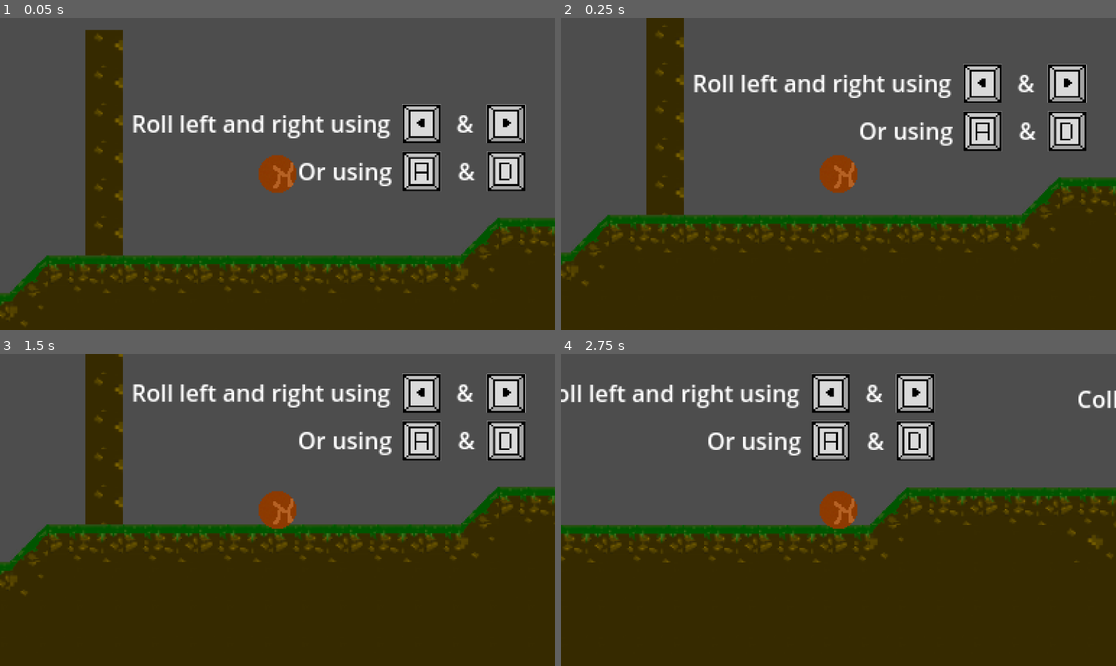
Above: before the commit, frames 1-4 (two rows, left to right).
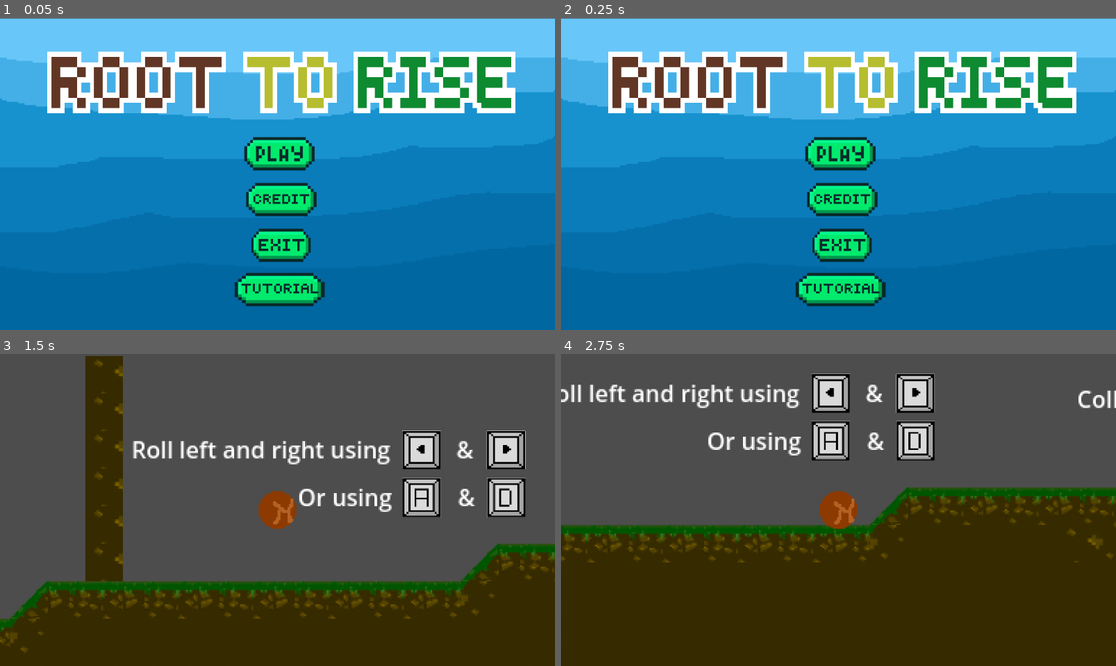
Above: after the commit, the same moments.

Repository: KaiRafie/GameJam25
Game: Godot game, scene res://scenes/menu.tscn
The game is run twice, just before and just after one commit, with the same random seed, the same clock (stepped at 60 frames per second) and the same inputs. Before the commit the project starts from res://scenes/tutorial_lvl.tscn.
Inputs (mouse positions are in pixels of both pictures, inside the frame that each line leads up to):
- Up to frame 1 (0.05 s): no input
- Up to frame 2 (0.25 s): no input
- Up to frame 3 (1.5 s): click (277, 534) at 0.52 s; click (277, 625) at 1.27 s
- Up to frame 4 (2.75 s): tap Enter (ui_accept) at 2, 2.27 s; hold D (move_right) from 2.03 s (still down)

The runs differ from the first frame. In frame 1, 100% of the frame differs, in the area x 0-100%, y 0-100%; in frame 2, 100%; in frame 3, 30%; in frame 4, nothing differs.

Commit message:
create the main menu, add funtions to the tutorial button

Diff:
--- a/project.godot
+++ b/project.godot
@@ -11,9 +11,13 @@
 [application]
 
 config/name="RTR"
-run/main_scene="res://scenes/tutorial_lvl.tscn"
+run/main_scene="res://scenes/menu.tscn"
 config/features=PackedStringArray("4.3", "Forward Plus")
 config/icon="res://icon.svg"
+
+[dotnet]
+
+project/assembly_name="RTR"
 
 [input]
 
--- /dev/null
+++ b/scenes/menu.gd
@@ -0,0 +1,27 @@
+extends Control
+
+
+# Called when the node enters the scene tree for the first time.
+func _ready() -> void:
+	pass # Replace with function body.
+
+
+# Called every frame. 'delta' is the elapsed time since the previous frame.
+func _process(delta: float) -> void:
+	pass
+
+
+func _on_PlayButton_pressed() -> void:
+	pass # Replace with function body.
+
+
+func _on_CreditsButton_pressed() -> void:
+	pass # Replace with function body.
+
+
+func _on_ExitButton_pressed() -> void:
+	get_tree().quit()
+
+
+func _on_TutorialButton_pressed() -> void:
+	get_tree().change_scene_to_file("res://scenes/tutorial_lvl.tscn")
--- /dev/null
+++ b/scenes/menu.tscn
@@ -0,0 +1,61 @@
+[gd_scene load_steps=8 format=3 uid="uid://dc85mwkssfmwq"]
+
+[ext_resource type="Script" path="res://scenes/menu.gd" id="1_ogxpe"]
+[ext_resource type="Texture2D" uid="uid://d28d5e26w6ykk" path="res://Assets/icons/Play_button.png" id="2_mgy1y"]
+[ext_resource type="Texture2D" uid="uid://b8c1bpx7ljq4k" path="res://Assets/images/pixil-layer-Background Copy.png" id="2_xc6fy"]
+[ext_resource type="Texture2D" uid="uid://q4pkhj7putu2" path="res://Assets/images/menutitle.png" id="3_dwqfj"]
+[ext_resource type="Texture2D" uid="uid://xunx7phf8oii" path="res://Assets/icons/Credit_button.png" id="3_umck4"]
+[ext_resource type="Texture2D" uid="uid://bh6i6647wy5ga" path="res://Assets/icons/Exit_button.png" id="4_i0x5w"]
+[ext_resource type="Texture2D" uid="uid://cfxbl300q4i2q" path="res://Assets/icons/Tutorial_button.png" id="5_rccjx"]
+
+[node name="menu" type="Control"]
+layout_mode = 3
+anchors_preset = 0
+script = ExtResource("1_ogxpe")
+
+[node name="Pixil-layer-backgroundCopy" type="Sprite2D" parent="."]
+position = Vector2(0.250005, 2.5)
+scale = Vector2(3.38676, 3.39062)
+texture = ExtResource("2_xc6fy")
+
+[node name="Menutitle" type="Sprite2D" parent="."]
+position = Vector2(8, -190)
+scale = Vector2(8.83077, 10.6106)
+texture = ExtResource("3_dwqfj")
+
+[node name="VBoxContainer" type="VBoxContainer" parent="."]
+layout_mode = 1
+anchors_preset = 8
+anchor_left = 0.5
+anchor_top = 0.5
+anchor_right = 0.5
+anchor_bottom = 0.5
+offset_left = -91.0
+offset_top = -87.0
+offset_right = 99.0
+offset_bottom = 285.0
+grow_horizontal = 2
+grow_vertical = 2
+
+[node name="PlayButton" type="TextureButton" parent="VBoxContainer"]
+layout_mode = 2
+texture_normal = ExtResource("2_mgy1y")
+
+[node name="CreditsButton" type="TextureButton" parent="VBoxContainer"]
+layout_mode = 2
+texture_normal = ExtResource("3_umck4")
+
+[node name="ExitButton" type="TextureButton" parent="VBoxContainer"]
+layout_mode = 2
+texture_normal = ExtResource("4_i0x5w")
+
+[node name="TutorialButton" type="TextureButton" parent="VBoxContainer"]
+layout_mode = 2
+texture_normal = ExtResource("5_rccjx")
+
+[node name="Camera2D" type="Camera2D" parent="."]
+
+[connection signal="pressed" from="VBoxContainer/PlayButton" to="." method="_on_PlayButton_pressed"]
+[connection signal="pressed" from="VBoxContainer/CreditsButton" to="." method="_on_CreditsButton_pressed"]
+[connection signal="pressed" from="VBoxContainer/ExitButton" to="." method="_on_ExitButton_pressed"]
+[connection signal="pressed" from="VBoxContainer/TutorialButton" to="." method="_on_TutorialButton_pressed"]
Binary file added: Assets/images/menutitle.png
Not shown, added: Assets/images/menutitle.png.import
Binary file changed: Assets/images/pixil-layer-Background Copy.png
Not shown, changed: .gitignore
